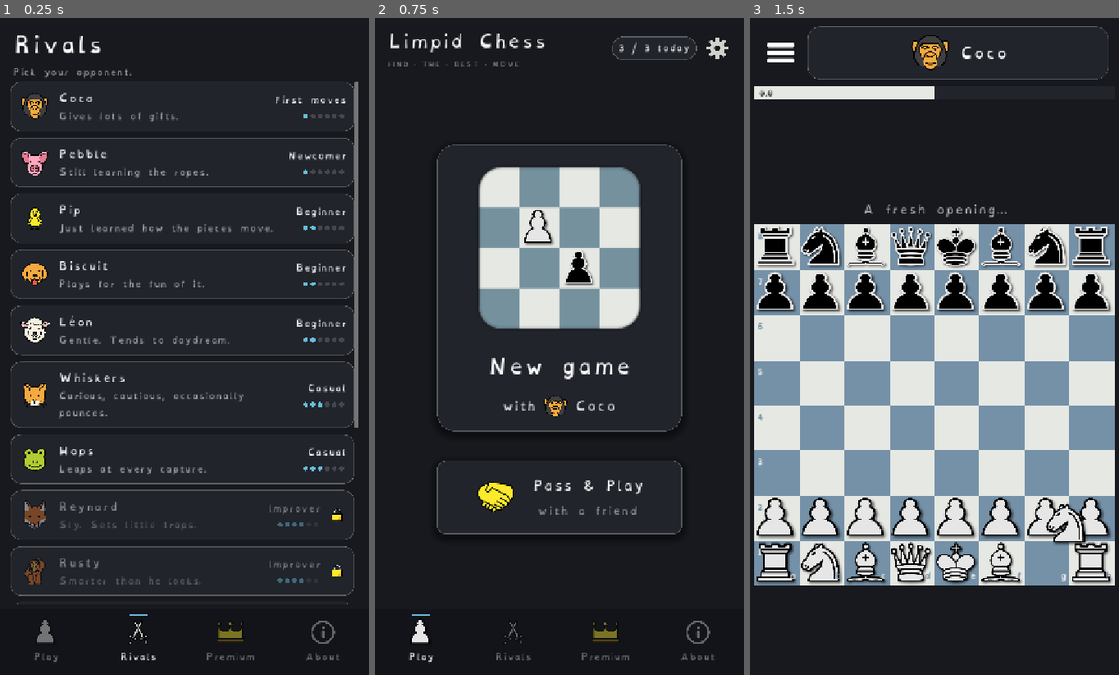
Above: before the commit, frames 1-3 (left to right).
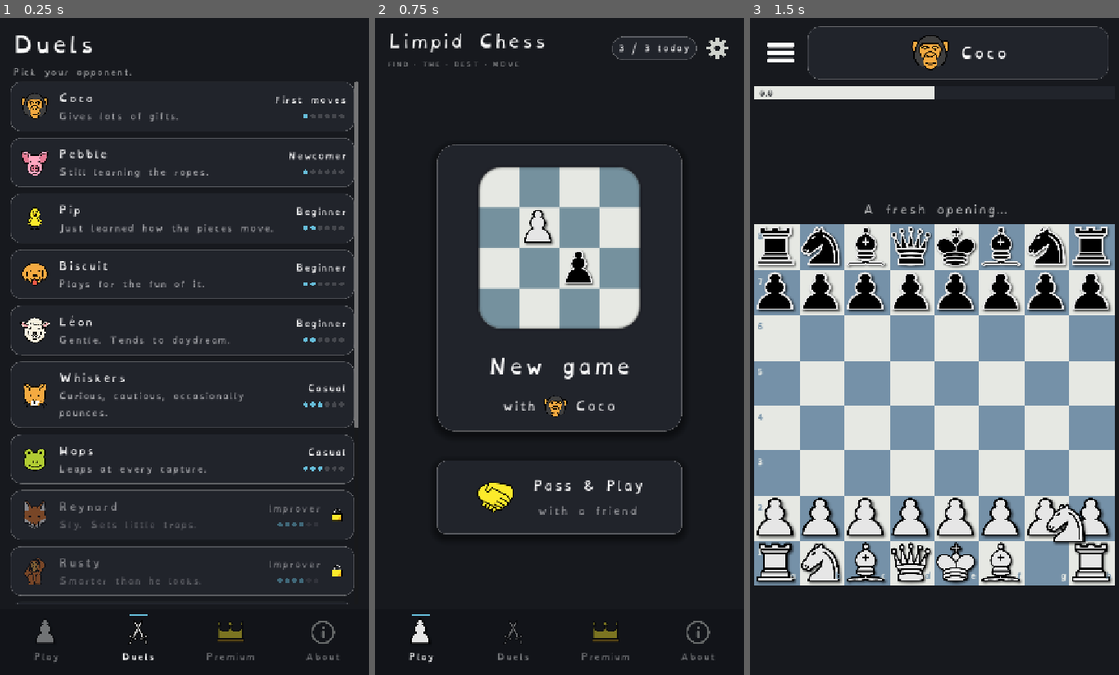
Above: after the commit, the same moments.

Repository: Hatscat/limpidchess
Game: Godot game, scene res://scenes/bots.tscn
The game is run twice, just before and just after one commit, with the same random seed, the same clock (stepped at 60 frames per second) and the same inputs. This scene is started directly instead of the project's main scene.
Inputs (mouse positions are in pixels of both pictures, inside the frame that each line leads up to):
- Up to frame 1 (0.25 s): no input
- Up to frame 2 (0.75 s): click (419, 642) at 0.5 s
- Up to frame 3 (1.5 s): click (934, 287) at 1.25 s

The runs differ from the first frame. In frame 1, 0.4% of the frame differs, in the area x 4-43%, y 2-98%; in frame 2, less than 0.1%; in frame 3, nothing differs.

Commit message:
feat: update terminology from "Rivals" to "Duels" in UI and scene files

Diff:
--- a/assets/i18n/ui.csv
+++ b/assets/i18n/ui.csv
@@ -32,7 +32,7 @@
 Black,Black,Noirs,Negras
 Blunder,Blunder,Gaffe,Error grave
 "Bold, sharp attacks.","Bold, sharp attacks.","Audacieuse, attaques tranchantes.","Audaz, ataques agudos."
-Rivals,Rivals,Rivaux,Rivales
+Duels,Duels,Duels,Duelos
 Built with,Built with,Construit avec,Construido con
 Calculates without mercy.,Calculates without mercy.,Calcule sans merci.,Calcula sin piedad.
 Cancel,Cancel,Annuler,Cancelar
--- a/scenes/bots.tscn
+++ b/scenes/bots.tscn
@@ -36,7 +36,7 @@
 [node name="Title" type="Label" parent="Header"]
 layout_mode = 2
 theme_override_font_sizes/font_size = 40
-text = "Rivals"
+text = "Duels"
 
 [node name="Subtitle" type="Label" parent="Header"]
 modulate = Color(1, 1, 1, 0.6)
--- a/scenes/nav_bar.tscn
+++ b/scenes/nav_bar.tscn
@@ -143,7 +143,7 @@
 layout_mode = 2
 size_flags_horizontal = 4
 theme_override_font_sizes/font_size = 16
-text = "Rivals"
+text = "Duels"
 horizontal_alignment = 1
 
 [node name="PremiumTab" type="Button" parent="Background/Tabs"]
Binary file changed: assets/i18n/ui.en.translation
Binary file changed: assets/i18n/ui.es.translation
Binary file changed: assets/i18n/ui.fr.translation
